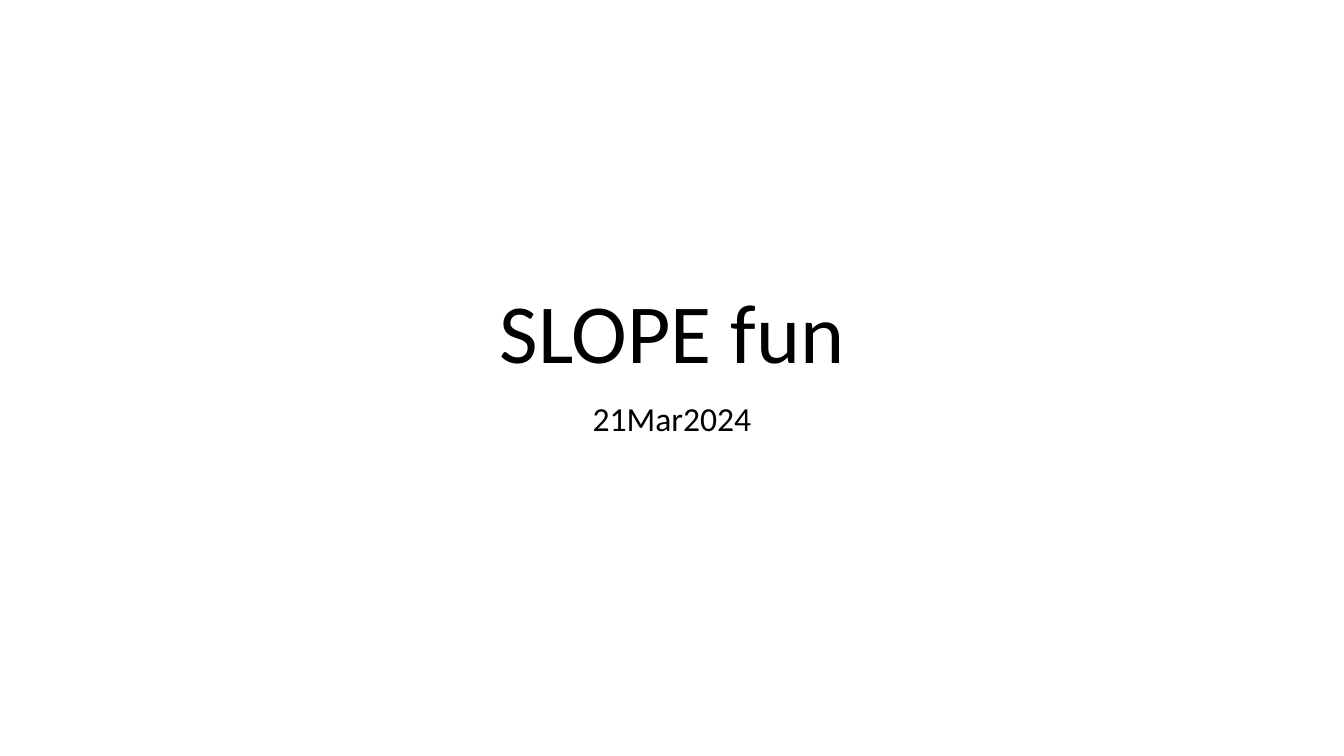
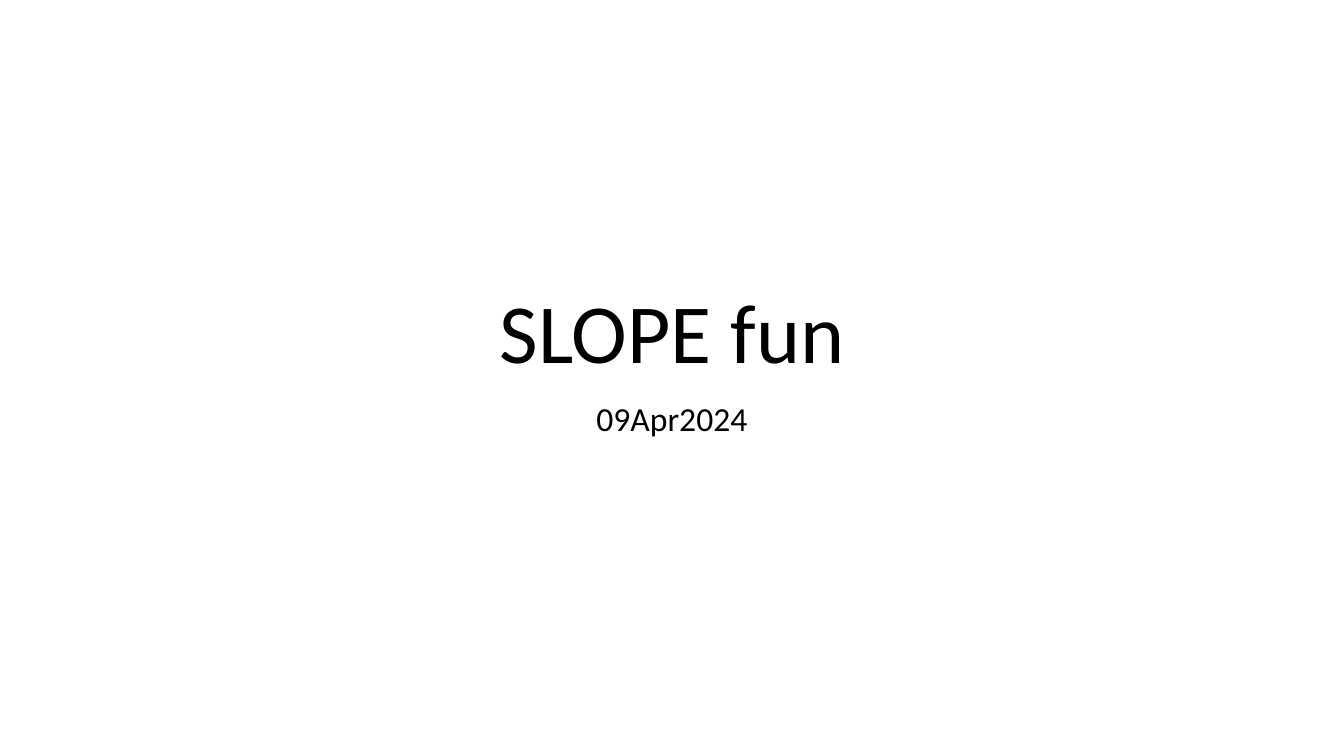
Before and after one commit to pmartR/OmicsMLMentor_ShinyApp, a slide deck: slide 1 of SLOPE_progress.pptx. Drawn at 1344x756 pixels with LibreOffice and Linux fonts; fonts in the diff are those of the drawing. Boxes give left, top, right and bottom in pixels: in the first picture for what was removed or moved away, otherwise in the second. Text is boxed around its words. In the diff, an @@ line names an element or a change of style, - is before the commit and + after.

```diff
--- a/SLOPE_progress.pptx
+++ b/SLOPE_progress.pptx
@@ subtitle at bbox=[596, 409, 747, 437]: text changed @@
-21Mar2024
+09Apr2024
```
Also in this commit, not shown: 4 other slides changed, 2 slides added, 2 slides removed, 6 other files.
